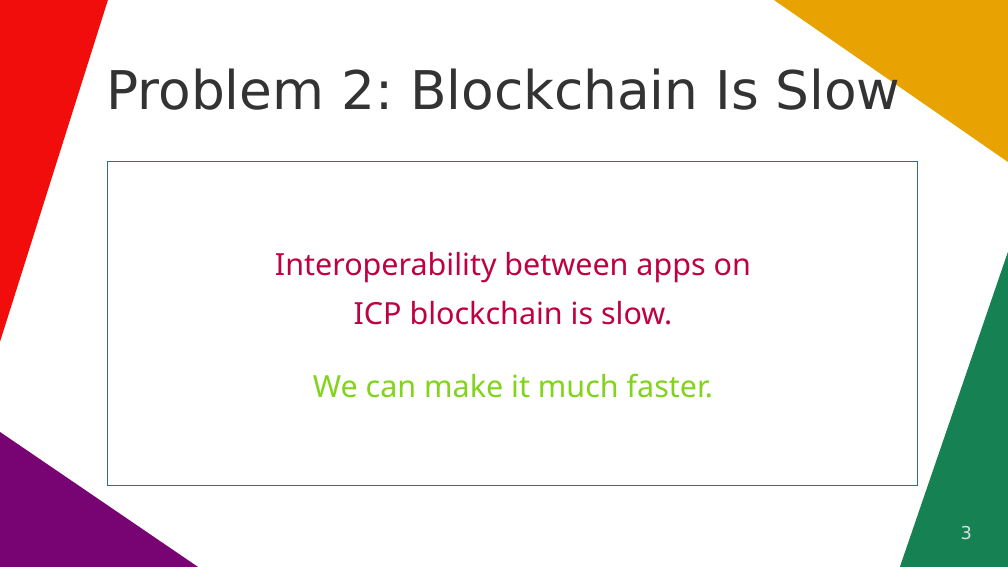
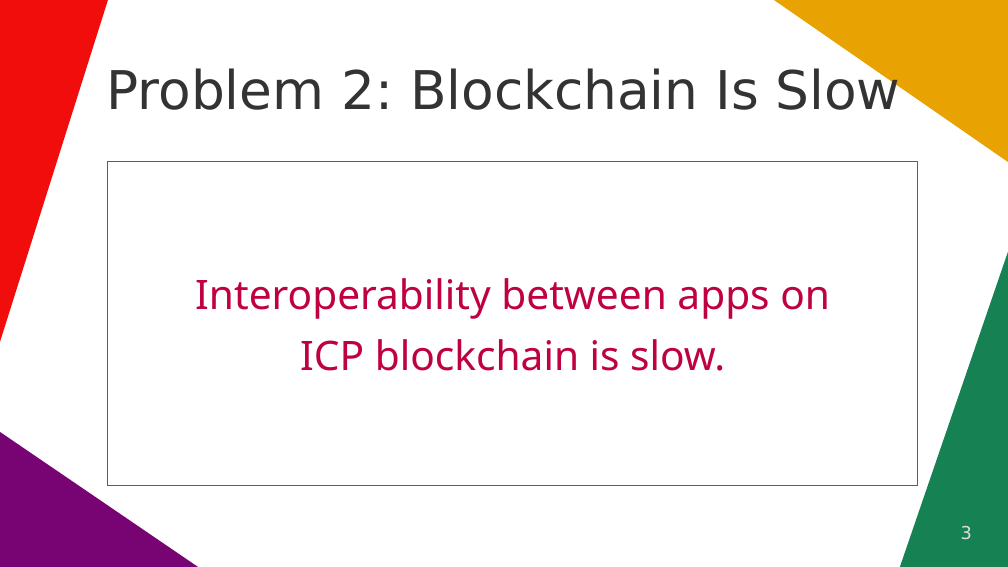
Before and after one commit to vporton/icp-package-manager, a slide deck: slide 3 of docs/long-pitchdeck.odp. Drawn at 1008x567 pixels with LibreOffice and Linux fonts; fonts in the diff are those of the drawing. Boxes give left, top, right and bottom in pixels: in the first picture for what was removed or moved away, otherwise in the second. Text is boxed around its words. In the diff, an @@ line names an element or a change of style, - is before the commit and + after.

```diff
--- a/docs/long-pitchdeck.odp
+++ b/docs/long-pitchdeck.odp
@@ rectangle "Interoperability between apps on" at <box>108,162,918,486</box>: size 24 to 32 pt @@
@@ text in rectangle at <box>313,373,713,398</box>: paragraph removed @@
-We can make it much faster.
```
Also in this commit, not shown: 2 other slides changed, 5 other files.
